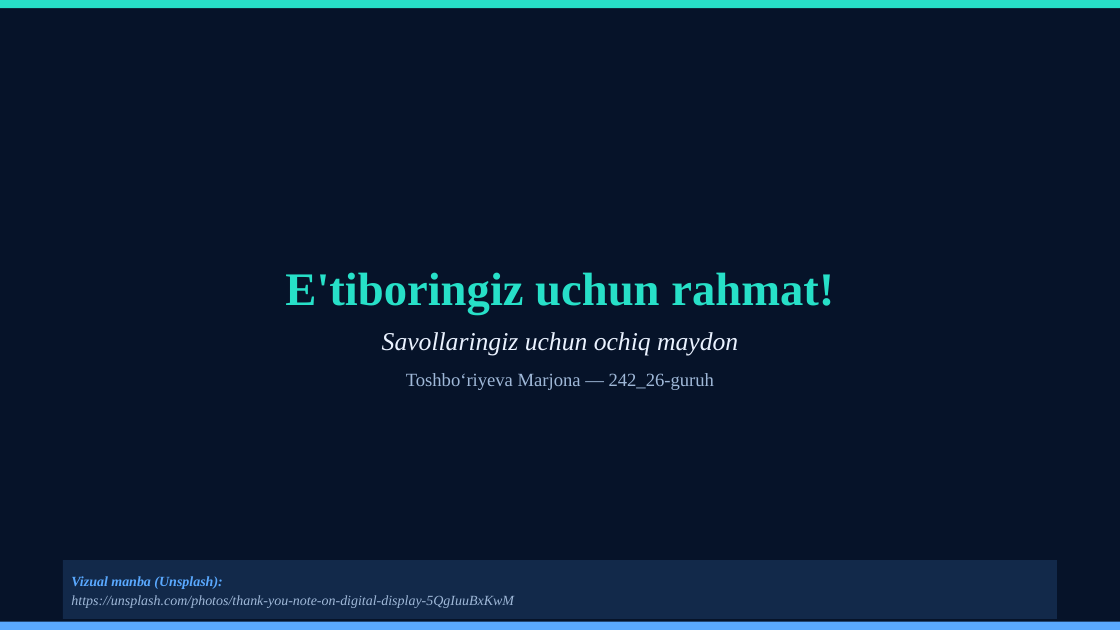
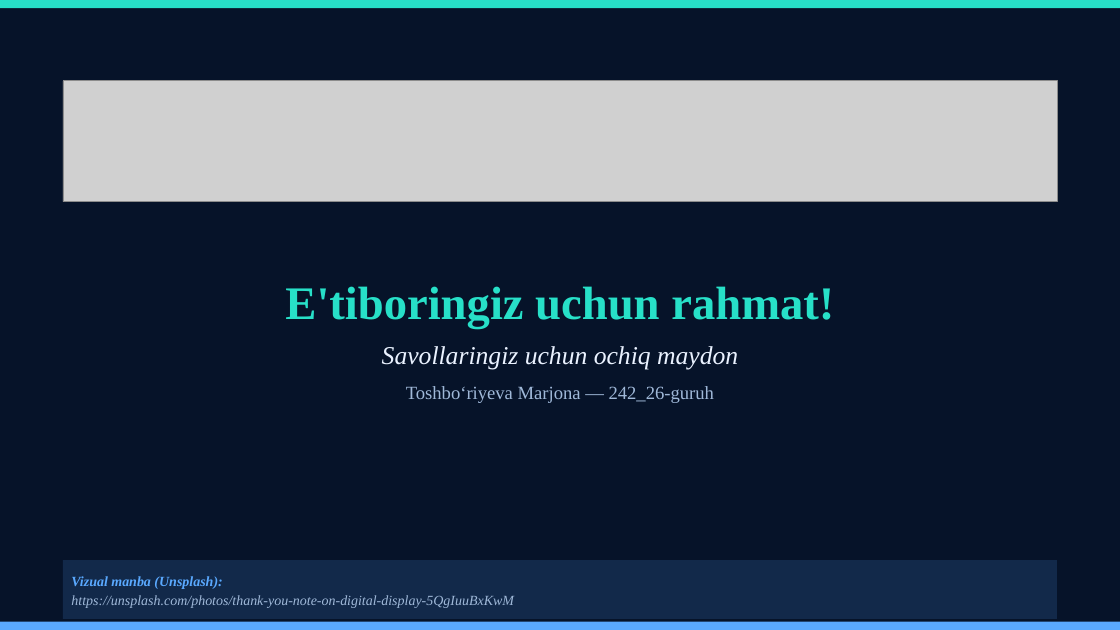
Before and after one commit to dasturland/KK123, a slide deck: slide 10 of Fleshkalar_USB_malumot_saqlashi.pptx. Drawn at 1120x630 pixels with LibreOffice and Linux fonts; fonts in the diff are those of the drawing; grey boxes stand for pictures. Boxes give left, top, right and bottom in pixels: in the first picture for what was removed or moved away, otherwise in the second. Text is boxed around its words. In the diff, an @@ line names an element or a change of style, - is before the commit and + after.

```diff
--- a/Fleshkalar_USB_malumot_saqlashi.pptx
+++ b/Fleshkalar_USB_malumot_saqlashi.pptx
@@ picture added at (x1=63, y1=81, x2=1057, y2=202) @@
@@ text "E'tiboringiz uchun rahmat!" moved from (x1=285, y1=272, x2=834, y2=390) to (x1=285, y1=286, x2=834, y2=403) @@
```
Also in this commit, not shown: 9 other slides changed, 3 other files.
